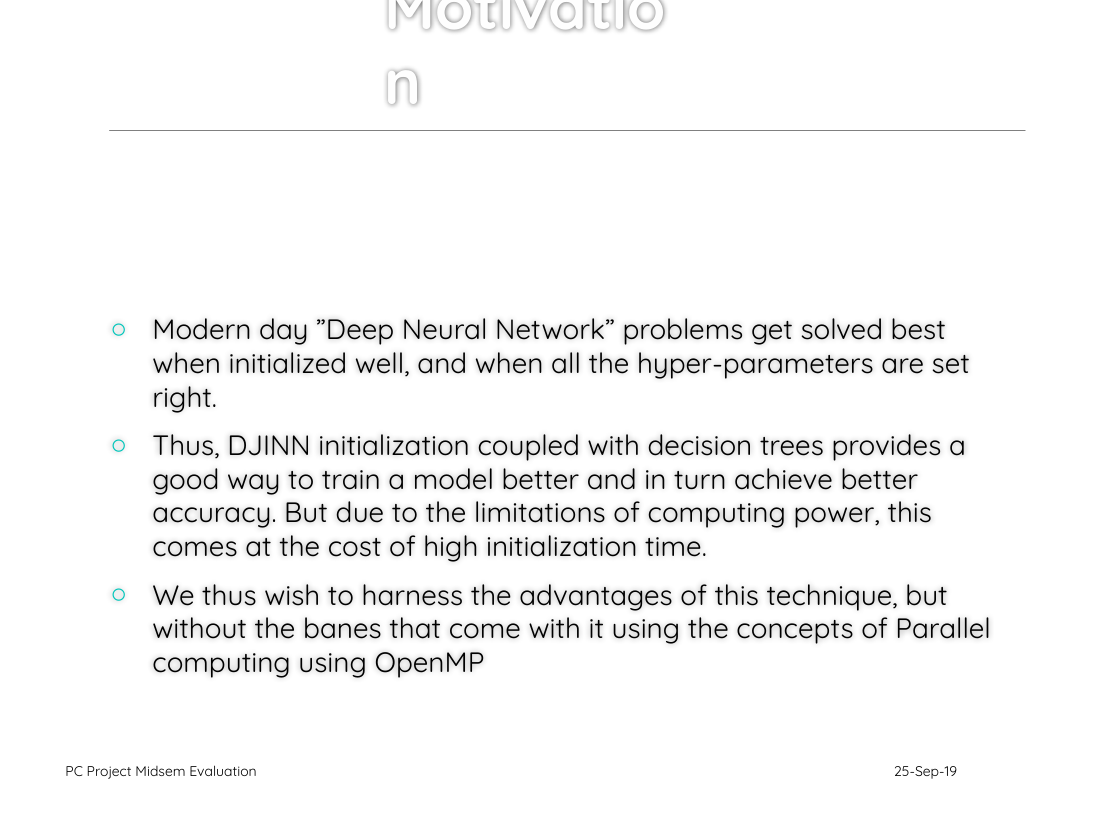
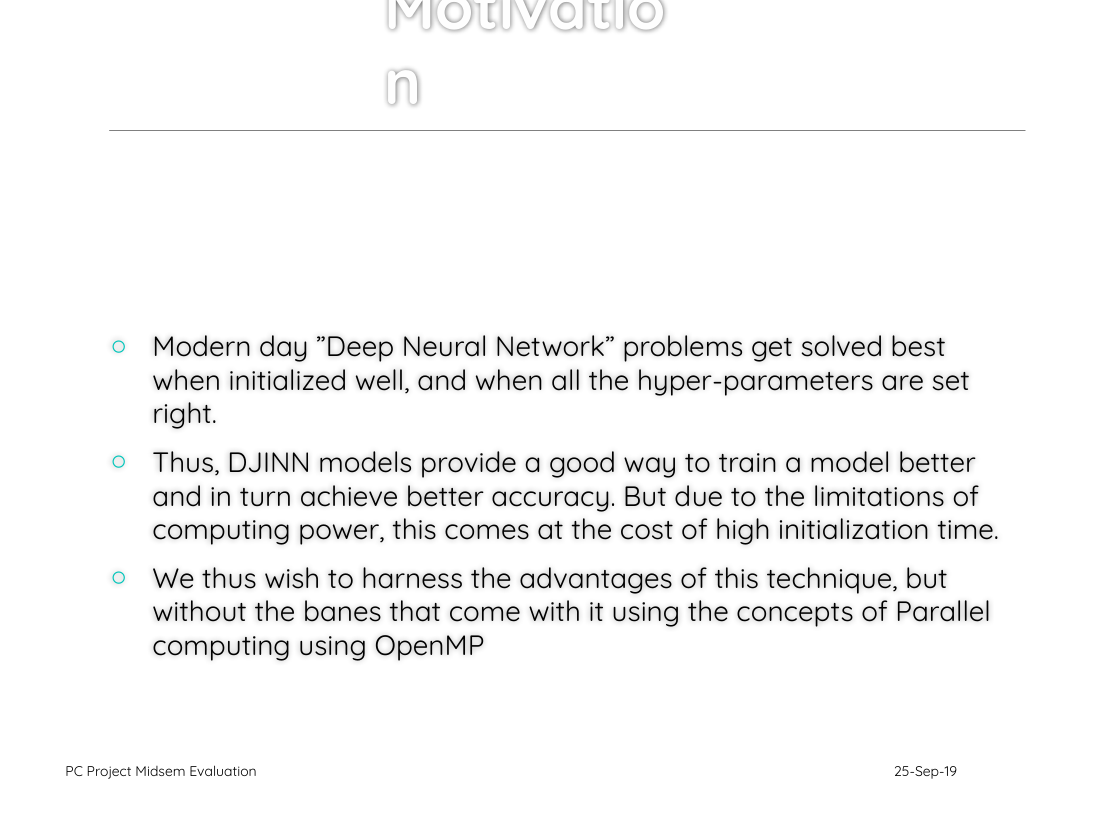
Before and after one commit to adityakaria/5-Sem, a slide deck: slide 4 of pc/Mini Project PPT Template.pptx. Drawn at 1120x840 pixels with LibreOffice and Linux fonts; fonts in the diff are those of the drawing; background and template pictures are left out. Boxes give left, top, right and bottom in pixels: in the first picture for what was removed or moved away, otherwise in the second. Text is boxed around its words. In the diff, an @@ line names an element or a change of style, - is before the commit and + after.

```diff
--- a/pc/Mini Project PPT Template.pptx
+++ b/pc/Mini Project PPT Template.pptx
@@ text at (152, 451, 999, 545): text changed @@
-○ Thus, DJINN initialization coupled with decision trees provides a good way to train a model better and in turn achieve better accuracy. But due to the limitations of computing power, this comes at the cost of high initialization time.
+○ Thus, DJINN models provide a good way to train a model better and in turn achieve better accuracy. But due to the limitations of computing power, this comes at the cost of high initialization time.
```
Also in this commit, not shown: 3 other slides changed.
